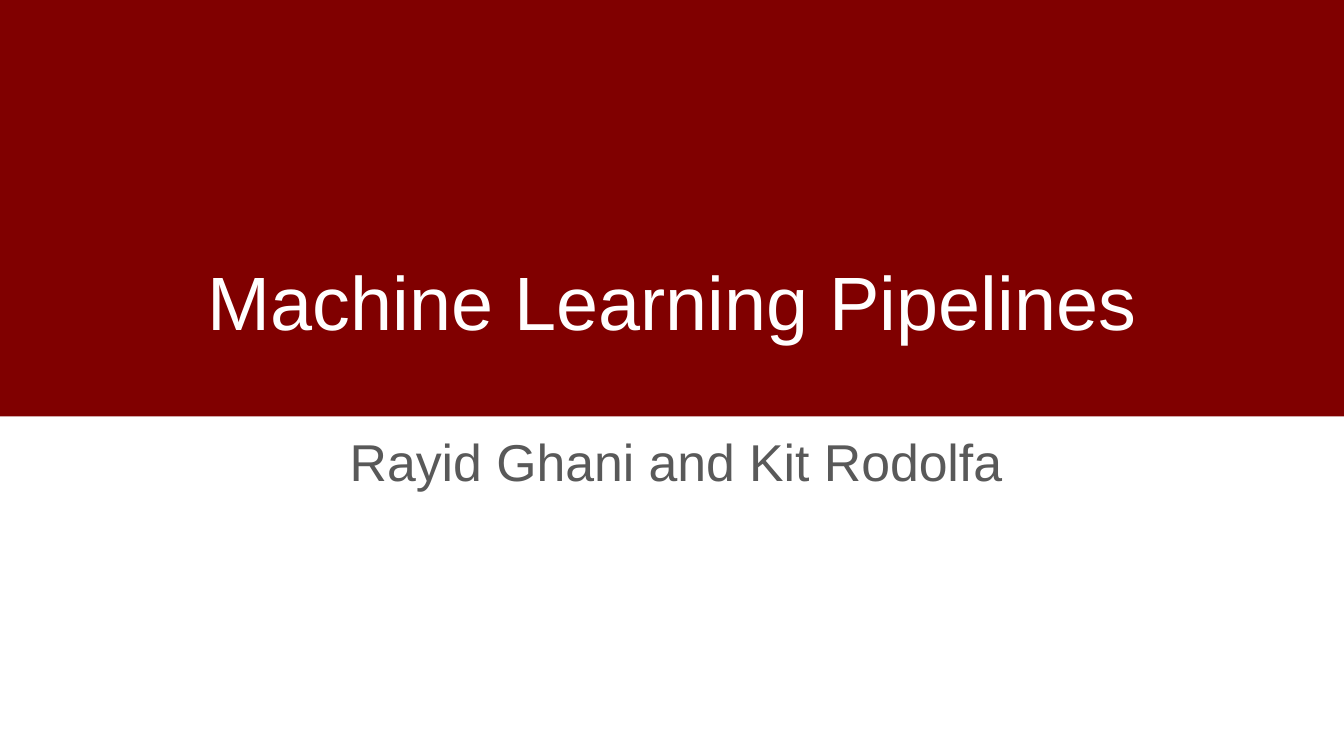
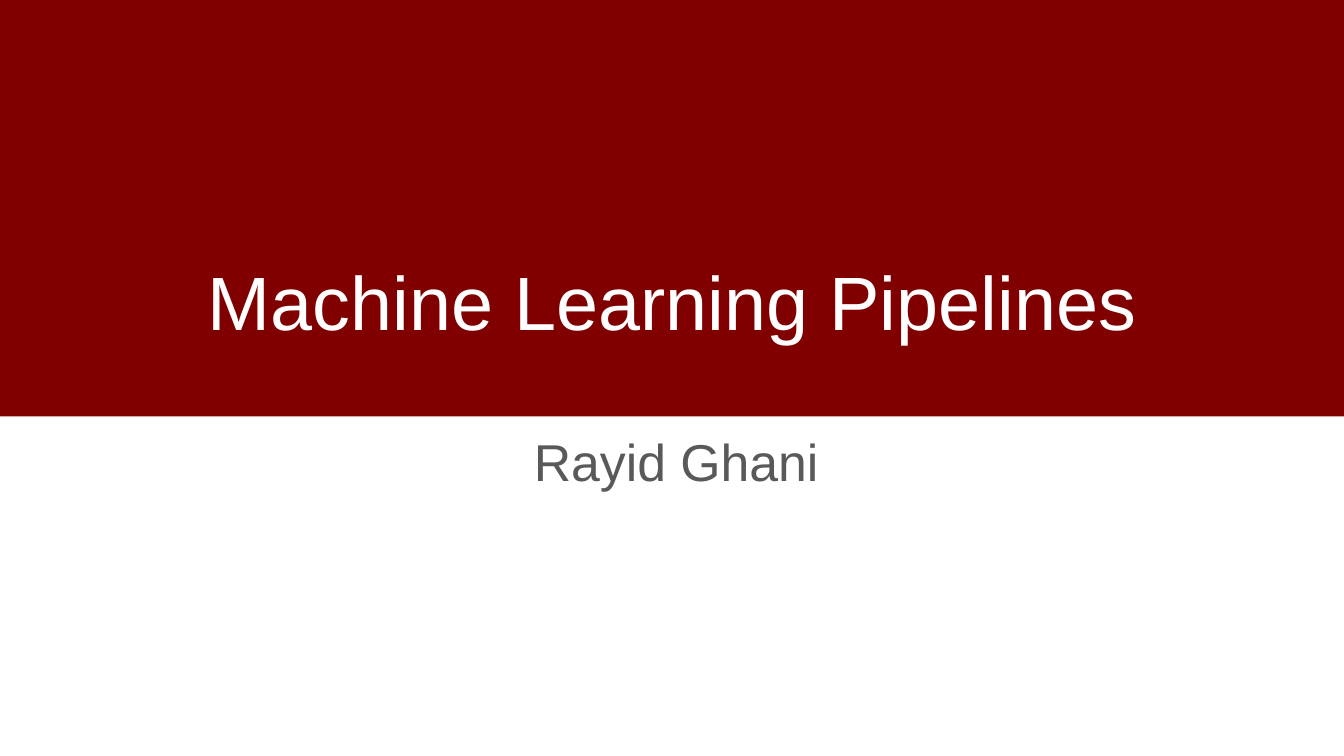
Before and after one commit to dssg/MLinPractice, a slide deck: slide 1 of Lectures/Lecture8-Machine-Learning-Pipelines.pptx. Drawn at 1344x756 pixels with LibreOffice and Linux fonts; fonts in the diff are those of the drawing; background and template pictures are left out. Boxes give left, top, right and bottom in pixels: in the first picture for what was removed or moved away, otherwise in the second. Text is boxed around its words. In the diff, an @@ line names an element or a change of style, - is before the commit and + after.

```diff
--- a/Lectures/Lecture8-Machine-Learning-Pipelines.pptx
+++ b/Lectures/Lecture8-Machine-Learning-Pipelines.pptx
@@ subtitle at bbox=[534, 443, 818, 492]: text changed @@
-Rayid Ghani and Kit Rodolfa
+Rayid Ghani
```
Also in this commit, not shown: 1 other slide changed, 2 slides added, 10 slides removed, 1 other file.
